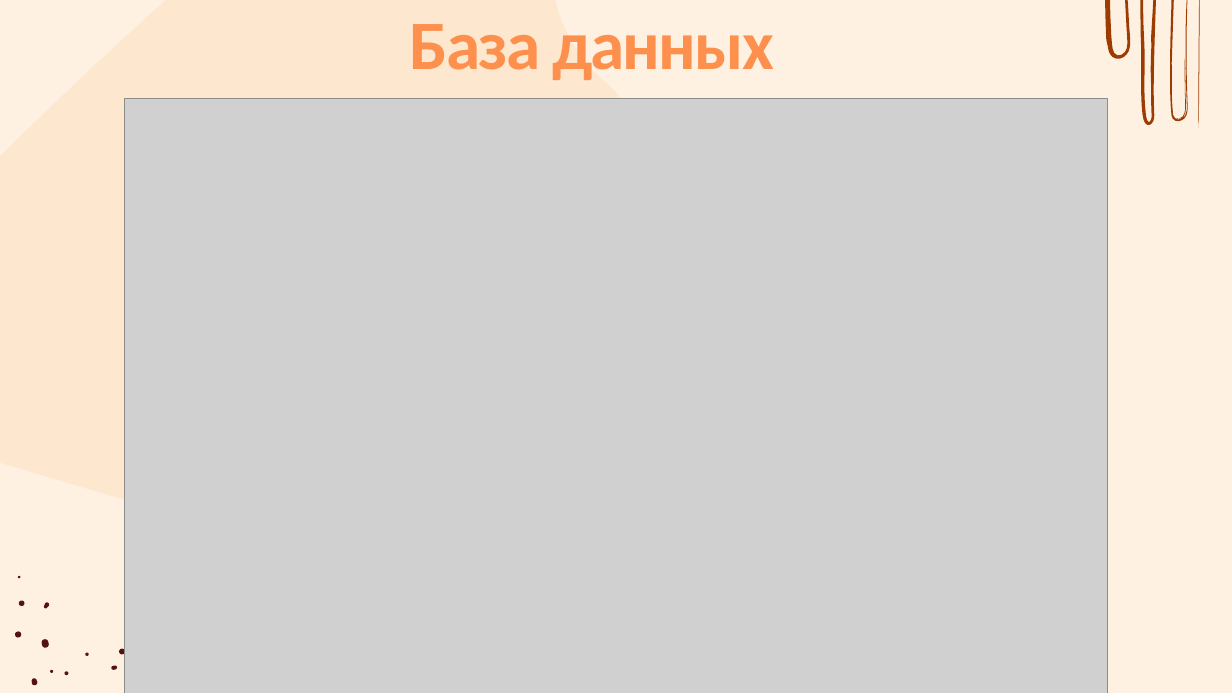
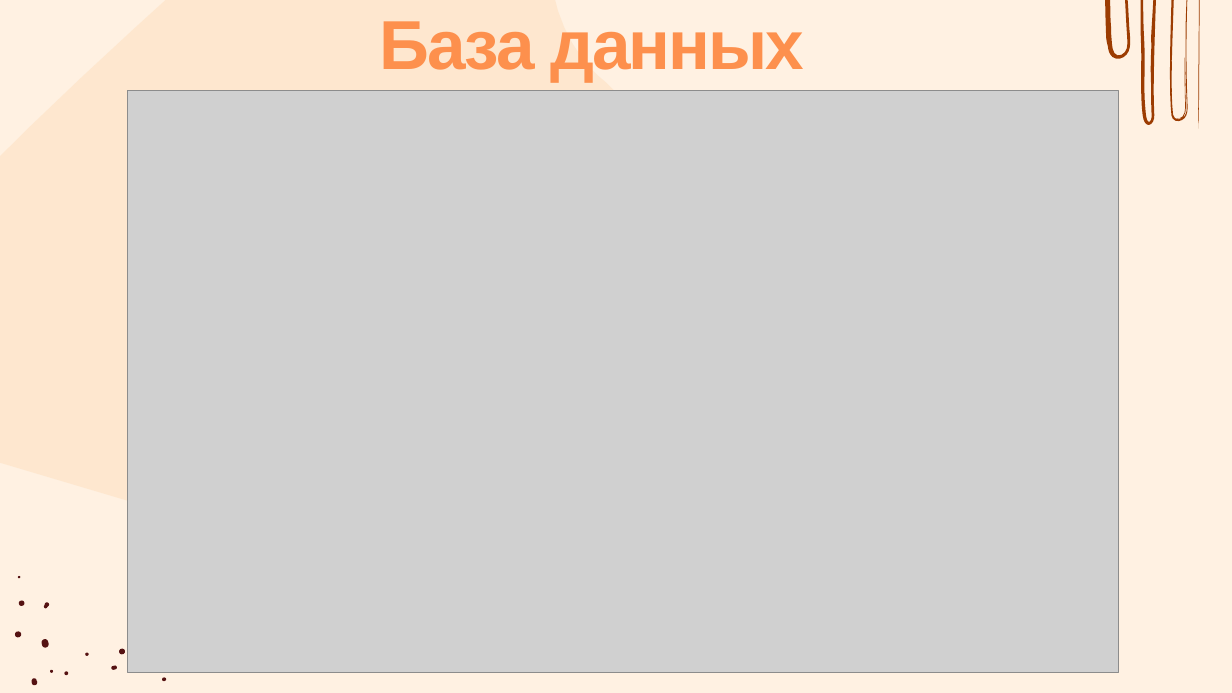
Before and after one commit to Irishka6/WEBproject, a slide deck: slide 3 of Web.pptx. Drawn at 1232x693 pixels with LibreOffice and Linux fonts; fonts in the diff are those of the drawing; grey boxes stand for pictures. Boxes give left, top, right and bottom in pixels: in the first picture for what was removed or moved away, otherwise in the second. Text is boxed around its words. In the diff, an @@ line names an element or a change of style, - is before the commit and + after.

```diff
--- a/Web.pptx
+++ b/Web.pptx
@@ title "База данных" at [379, 21, 804, 82]: font Calibri to Arial @@
@@ outline redrawn in 3 elements at [0, 0, 627, 583], [119, 648, 125, 655], [1170, 0, 1188, 121] @@
@@ picture: place and size @@
-picture at [125, 99, 1107, 693]
+picture at [128, 91, 1119, 673]
@@ freeform shape added at [161, 677, 166, 682], fill #551212 @@
```
Also in this commit, not shown: 4 other slides changed, 12 other files.
